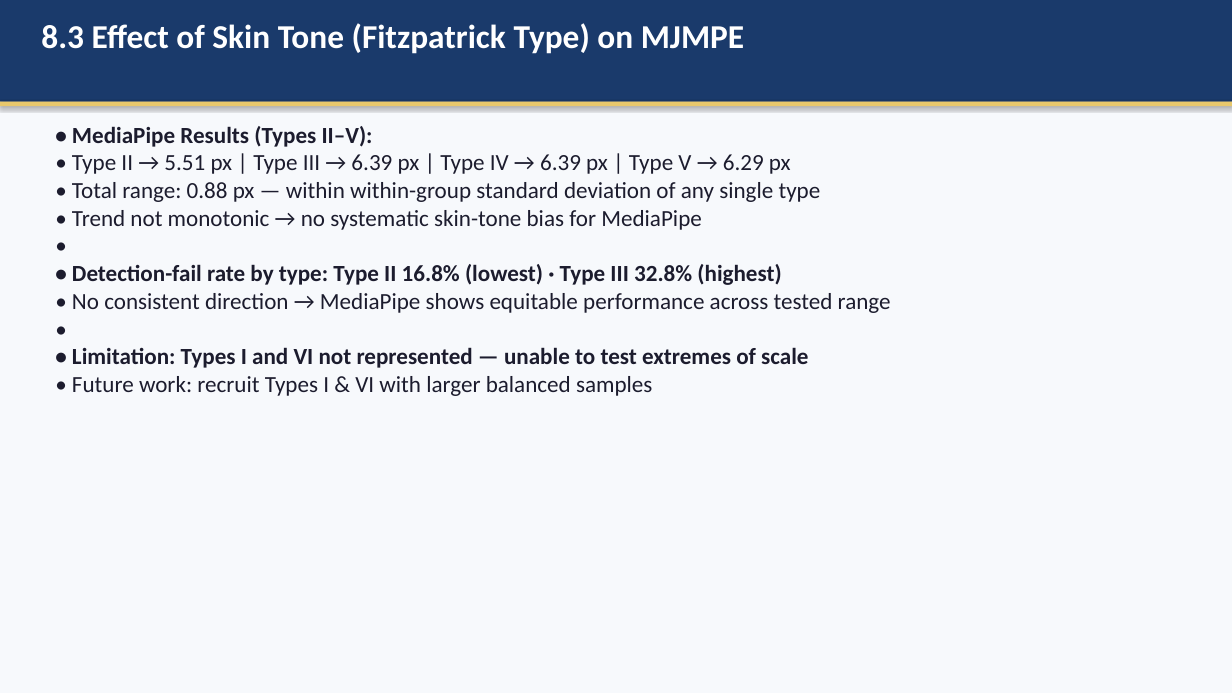
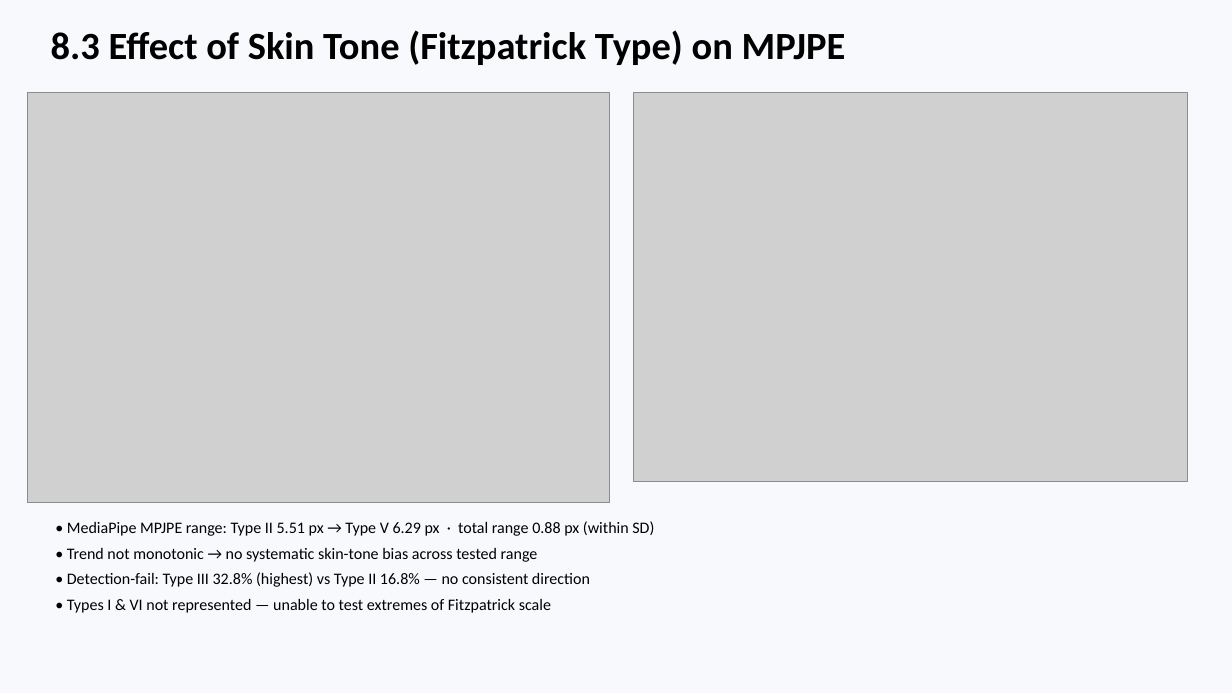
Before and after one commit to AayamRegmi/Comparative-Evaluation-of-Vision-Based-Finger-Tracking-for-Piano-Interaction, a slide deck: slide 17 of Documentation/Piano_Finger_Tracking_Presentation.pptx (slide 25 before the commit). Drawn at 1232x693 pixels with LibreOffice and Linux fonts; fonts in the diff are those of the drawing; grey boxes stand for pictures. Boxes give left, top, right and bottom in pixels: in the first picture for what was removed or moved away, otherwise in the second. Text is boxed around its words. In the diff, an @@ line names an element or a change of style, - is before the commit and + after.

Commit message:
Update documentation: replace MJMPE with MPJPE in report figures and redesign presentation
- Replace all section-8 chart screenshots in Word report with regenerated MPJPE-labelled plots
- Add MediaPipe-only per-finger MPJPE chart (Fig 8.2.3.b) replacing the combined view
- Redesign PowerPoint to use image placeholders and reduced text across all slides

```diff
--- a/Documentation/Piano_Finger_Tracking_Presentation.pptx
+++ b/Documentation/Piano_Finger_Tracking_Presentation.pptx
@@ rectangle removed at bbox=[0, 0, 1232, 102] @@
@@ text at bbox=[51, 30, 846, 65]: text changed; size 26 to 30 pt; text colour #FFFFFF to #000000 @@
-8.3 Effect of Skin Tone (Fitzpatrick Type) on MJMPE
+8.3 Effect of Skin Tone (Fitzpatrick Type) on MPJPE
@@ rectangle removed at bbox=[0, 102, 1232, 106] @@
@@ picture added at bbox=[28, 92, 610, 503] @@
@@ picture added at bbox=[633, 92, 1188, 482] @@
@@ text at bbox=[67, 521, 654, 613]: text changed; size 18 to 12.5 pt; text colour #1C1C2E to #000000 @@
-• MediaPipe Results (Types II–V):
-• Type II → 5.51 px | Type III → 6.39 px | Type IV → 6.39 px | Type V → 6.29 px
-• Total range: 0.88 px — within within-group standard deviation of any single type
-• Trend not monotonic → no systematic skin-tone bias for MediaPipe
-•
-• Detection-fail rate by type: Type II 16.8% (lowest) · Type III 32.8% (highest)
-• No consistent direction → MediaPipe shows equitable performance across tested range
-•
-• Limitation: Types I and VI not represented — unable to test extremes of scale
-• Future work: recruit Types I & VI with larger balanced samples
+• MediaPipe MPJPE range: Type II 5.51 px → Type V 6.29 px · total range 0.88 px (within SD)
+• Trend not monotonic → no systematic skin-tone bias across tested range
+• Detection-fail: Type III 32.8% (highest) vs Type II 16.8% — no consistent direction
+• Types I & VI not represented — unable to test extremes of Fitzpatrick scale
```
Also in this commit, not shown: 13 other slides changed, 4 slides added, 12 slides removed, 1 other file.
